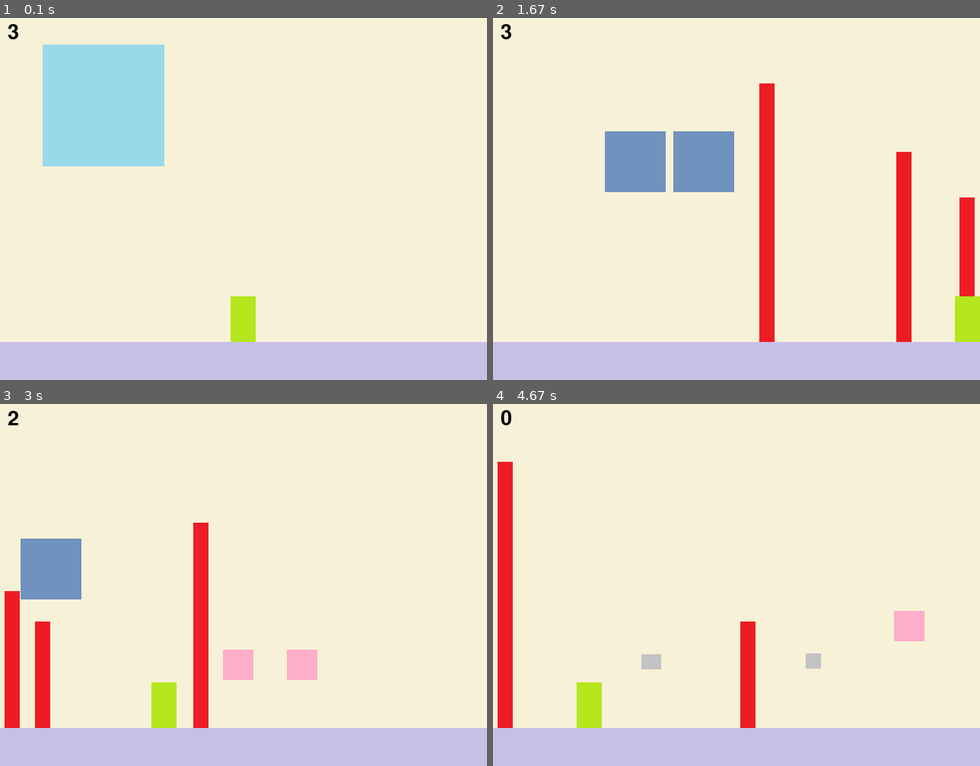
Above: before the commit, frames 1-4 (two rows, left to right).
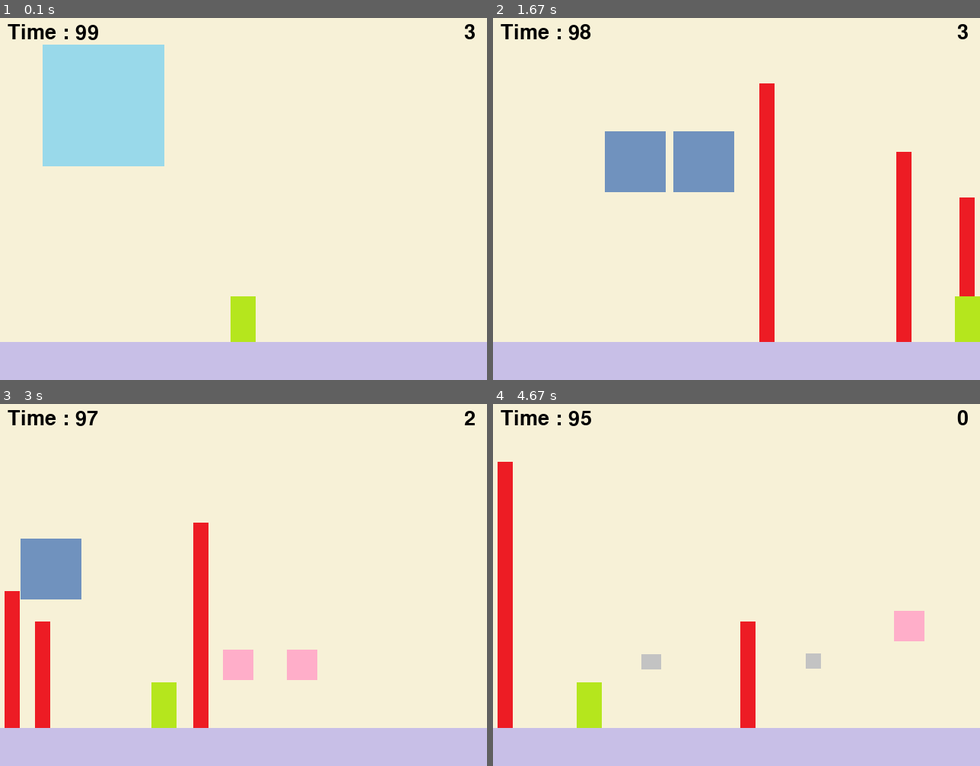
Above: after the commit, the same moments.

Repository: bnheey/Python_Project
Game: pygame game, started from pygame_project/split_balloon_game.py
The game is run twice, just before and just after one commit, with the same random seed, the same clock (stepped at 60 frames per second) and the same inputs.
Inputs:
- Up to frame 1 (0.1 s): no input
- Up to frame 2 (1.67 s): tap Space at 0.33, 0.73, 1.03, 1.23, 1.53 s; hold Right 0.67-1.13 s; hold Right 1.17-1.63 s
- Up to frame 3 (3 s): hold Left 1.67-2.2 s; tap Space at 1.73, 2.03, 2.3, 2.6, 2.73 s; hold Left 2.23-2.63 s; hold Right from 2.67 s (still down)
- Up to frame 4 (4.67 s): tap Space at 3.03, 3.4, 3.7, 3.9, 4.2, 4.4 s; release Right at 3.3 s; hold Left 3.33-3.8 s; hold Right 3.83-4.3 s; hold Right from 4.33 s (still down)

The runs differ from the first frame. In frame 1, 0.4% of the frame differs, in the area x 1-98%, y 1-7%; in frame 2, 0.4%; in frame 3, 0.4%; in frame 4, 0.4%.

Commit message:
GAME OVER, TIME OUT, MISSION COMPLETE 화면 표시

Diff:
--- a/pygame_project/split_balloon_game.py
+++ b/pygame_project/split_balloon_game.py
@@ -36,6 +36,11 @@
 
 # 폰트 설정
 game_font = pygame.font.Font(None, 40)
+total_time = 100
+start_ticks = pygame.time.get_ticks()
+
+# 게임 종료 메시지
+game_result = "GAME OVER"
 
 # 이동할 좌표
 character_to_x = 0
@@ -188,7 +193,6 @@
             life -= 1
             character_x_pos = 10
             character_y_pos = screen_height - character_height - stage_height
-
 
         # 공과 무기들 충돌 처리
         for weapon_idx, weapon_val in enumerate(weapons):
@@ -242,6 +246,11 @@
         del weapons[weapon_to_remove]
         weapon_to_remove = -1
 
+    # 모든 공을 없앤경우 게임 종료
+    if len(balloons) == 0:
+        game_result = "Mission Complete"
+        running = False
+
     # 5. 화면에 그리기 - screen.blit
     screen.blit(background, (0, 0))
     for weapon_x_pos, weapon_y_pos in weapons:
@@ -257,8 +266,25 @@
     screen.blit(character, (character_x_pos, character_y_pos))
 
     now_life = game_font.render(str(int(life)), True, (0, 0, 0))
-    screen.blit(now_life, (10, 10))
+    screen.blit(now_life, (screen_width - 30, 10))
+
+    elapsed_time = (pygame.time.get_ticks() - start_ticks) / 1000
+    timer = game_font.render(f"Time : {int(total_time - elapsed_time)}", True, (0, 0, 0))
+    screen.blit(timer, (10, 10))
+
+    # 시간 초과
+    if total_time - elapsed_time <= 0:
+        game_result = "Time Over"
+        running = False
 
     pygame.display.update()
+# 게임 오버 메시지 저장
+msg = game_font.render(game_result, True, (0, 0, 0))
+msg_rect = msg.get_rect(center=(int(screen_width / 2), int(screen_height / 2)))
+
+screen.blit(msg, msg_rect)
+pygame.display.update()
+
+pygame.time.delay(2000)
 
 pygame.quit()
